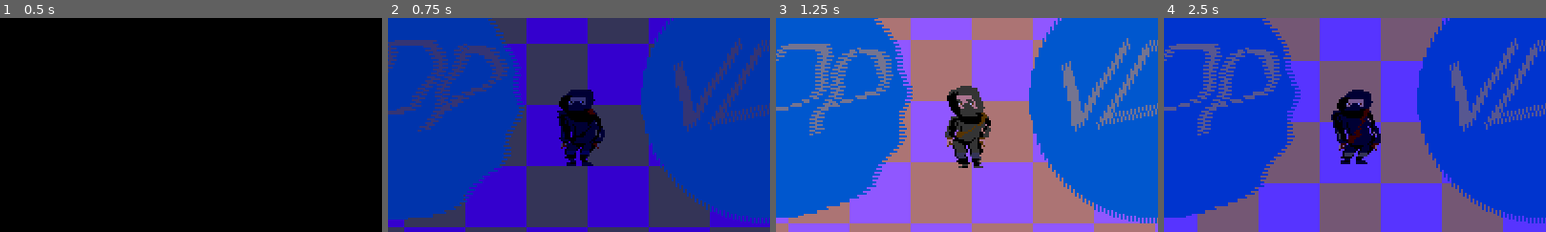
Above: before the commit, frames 1-4 (left to right).
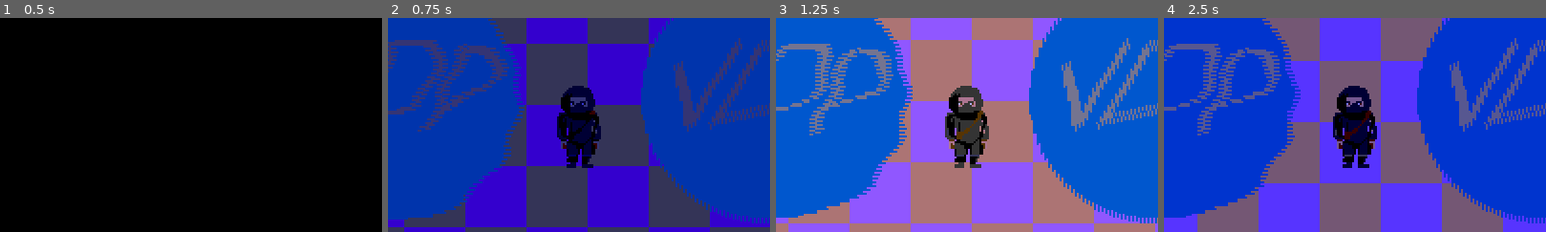
Above: after the commit, the same moments.

Repository: cybersurgeon-dev/genesis
Game: Godot game, scene res://SYSTEM/CORE.tscn
Same seed, same stepped clock (60 frames per second), same inputs: the game is played once before the commit and once after it.
Inputs:
- Up to frame 1 (0.5 s): no input
- Up to frame 2 (0.75 s): tap Enter at 0.5 s; hold Right (P1_DPAD_RIGHT) from 0.53 s (still down)
- Up to frame 3 (1.25 s): keep holding Right (P1_DPAD_RIGHT)
- Up to frame 4 (2.5 s): release Right (P1_DPAD_RIGHT) at 1.28 s; hold Left (P1_DPAD_LEFT) 1.28-2.03 s; hold Right (P1_DPAD_RIGHT) from 2.03 s (still down)
The pictures show only the part of the screen within x 25-75%, y 28-78%; the shares and areas given below are measured in that part.

Frame 1 is identical in both runs. In frame 2, 1.6% of the frame differs, in the area x 44-57%, y 31-71%; in frame 3, 1.5%; in frame 4, 1.6%, in the area x 43-57%, y 31-71%.

Commit message:
:star: feat: add SQLite support

Diff:
--- a/SCENES/VDP_TESTING/CHECKERBOARD_BG.tscn
+++ b/SCENES/VDP_TESTING/CHECKERBOARD_BG.tscn
@@ -62,6 +62,4 @@
 [node name="VDPObject" type="Node2D" parent="Character"]
 script = ExtResource("2_m2p2c")
 palette = 2
-wave_coeff = 0.025
-wave_amplitude = 4.0
 metadata/_custom_type_script = "uid://d27li18xfp152"
--- /dev/null
+++ b/SQL/SQL.gd
@@ -0,0 +1,22 @@
+extends Node
+
+#var db = SQLite.new()
+#
+#func _ready() -> void:
+	#db.path = "res://DATA/DB/TEST.db"
+	#db.open_db()
+	#db.query("SELECT * FROM questions")
+	#var query_payload: Dictionary = {
+		#"bank": "TEST2",
+		#"title": "never gonna give you up",
+		#"rating": 3.5,
+		#"difficulty": 1,
+		#"type": "choice",
+		#"question_data": var_to_bytes({"right_answer": "A", "answers": ["A","B","C","D"]})
+	#}
+	##db.insert_row("questions", query_payload)
+	#db.query("SELECT * FROM questions")
+	#var array = db.query_result
+	#for i in array:
+		#if i["question_data"] != null:
+			#print(bytes_to_var(i["question_data"]), "\nTITLE: ",i["title"], "\nRATING: ", i["rating"])
--- a/SYSTEM/COMPONENTS/CORE.gd
+++ b/SYSTEM/COMPONENTS/CORE.gd
@@ -11,7 +11,6 @@
 	VDP.CRAM[2][6] = VDP.round_color(Color('b74b21'))
 	VDP.CRAM[2][7] = VDP.round_color(Color('f98d52'))
 	VDP.CRAM[2][8] = VDP.round_color(Color('696682'))
-
 	VDP.CRAM[2][1] = VDP.round_color(Color("2c1c20"))
 	VDP.CRAM[2][2] = VDP.round_color(Color("0e0b12ff"))
 	VDP.CRAM[2][3] = VDP.round_color(Color("fcb490"))
--- a/project.godot
+++ b/project.godot
@@ -23,6 +23,7 @@
 
 VDP="*res://SYSTEM/COMPONENTS/VDP/VDP.gd"
 CORE="*res://SYSTEM/COMPONENTS/CORE.gd"
+SQL="*res://SQL/SQL.gd"
 
 [display]
 
@@ -30,6 +31,10 @@
 window/size/viewport_height=224
 window/subwindows/embed_subwindows=false
 window/stretch/mode="viewport"
+
+[editor_plugins]
+
+enabled=PackedStringArray("res://addons/godot-sqlite/plugin.cfg")
 
 [global_group]
 
@@ -109,7 +114,6 @@
 [rendering]
 
 textures/canvas_textures/default_texture_filter=0
-renderer/rendering_method="gl_compatibility"
-renderer/rendering_method.mobile="gl_compatibility"
+textures/vram_compression/import_etc2_astc=true
 textures/decals/filter=0
 textures/light_projectors/filter=0
Not shown, added: SQL/SQL.gd.uid
Not shown, added: addons/godot-sqlite/gdsqlite.gdextension.uid
Not shown, added: addons/godot-sqlite/godot-sqlite.gd
Not shown, added: addons/godot-sqlite/godot-sqlite.gd.uid
Not shown, added: addons/godot-sqlite/plugin.cfg
Not shown, changed: export_presets.cfg
Not shown, added: DATA/DB/TEST.db
Not shown, added: DATA/DB/TEST.db-journal
Not shown, added: addons/godot-sqlite/LICENSE.md
Not shown, added: addons/godot-sqlite/bin/libgdsqlite.android.template_debug.arm64.so
Not shown, added: addons/godot-sqlite/bin/libgdsqlite.android.template_debug.x86_64.so
Not shown, added: addons/godot-sqlite/bin/libgdsqlite.android.template_release.arm64.so
(and 31 more such lines)
